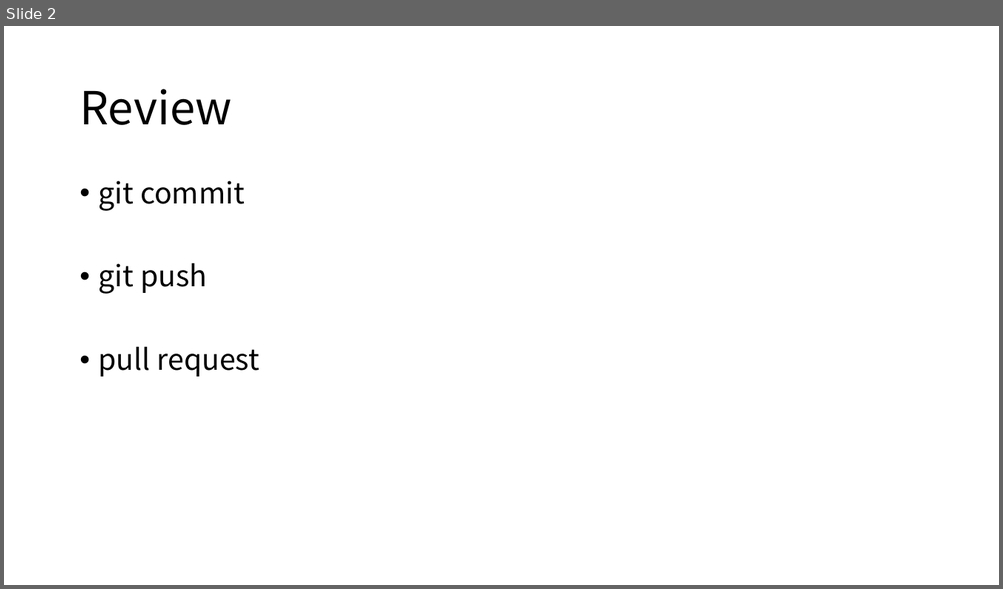
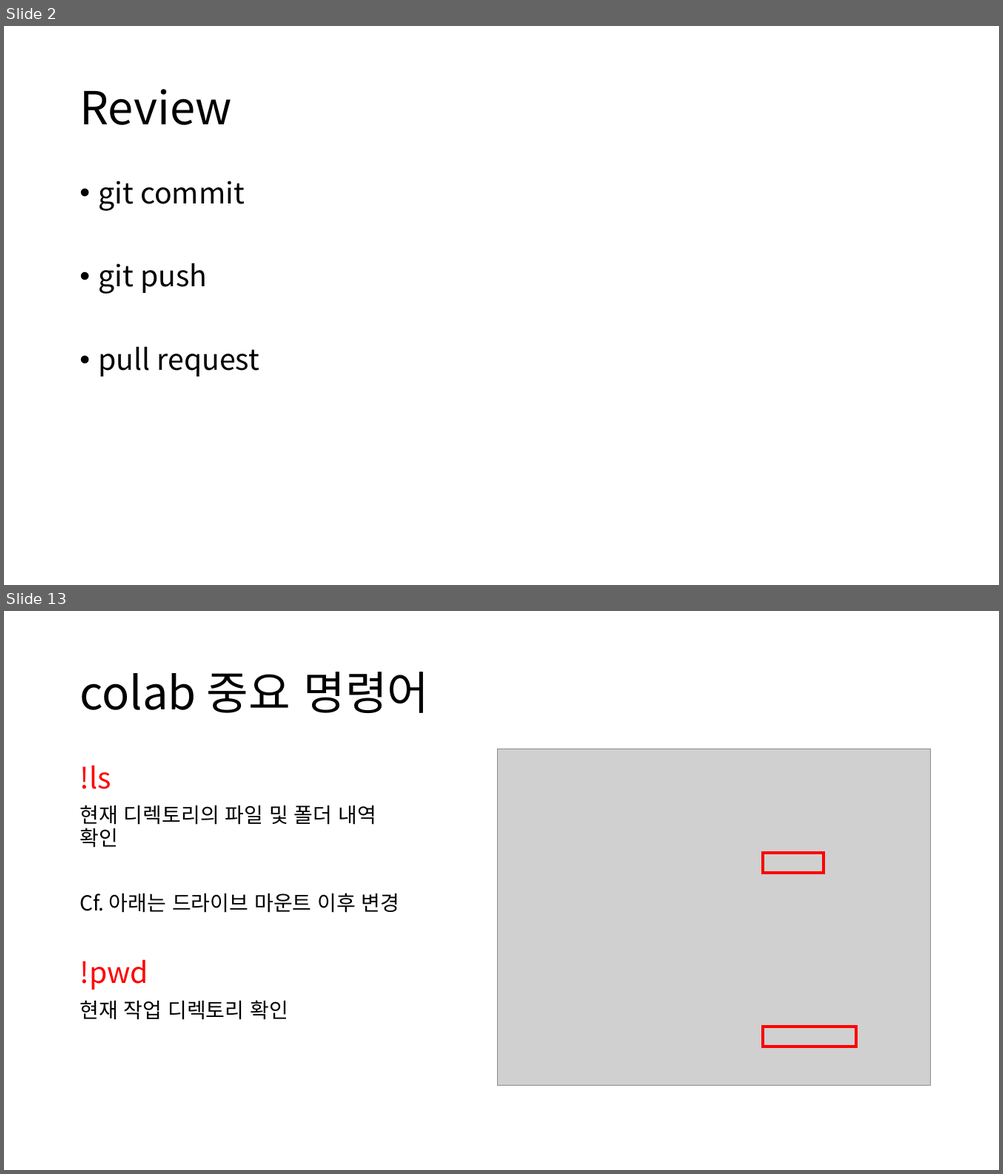
Before and after one commit to tjdghks994/ai-security, a slide deck: 4th week/4th.pptx. Shown one above the other, each under a label of ours: slide 2 before the commit, slides 2 and 13 after it; the slides between them are not shown. The pictures are 1003x589 and 1003x1174 pixels, drawn with LibreOffice and Linux fonts; fonts in the diff are those of the drawing; grey boxes stand for pictures. Boxes give left, top, right and bottom in pixels: in the first picture for what was removed or moved away, otherwise in the second. Text is boxed around its words. In the diff, an @@ line names an element or a change of style, - is before the commit and + after.

```diff
--- a/4th week/4th.pptx
+++ b/4th week/4th.pptx
@@ slide 13 added at bbox=[4, 611, 999, 1170], background #FFFFFF @@
@@ title added at bbox=[79, 672, 430, 713], 44 pt, text #000000 @@
+colab 중요 명령어
@@ text added at bbox=[79, 765, 400, 1020], 20 pt, text #000000 @@
+!ls
+현재 디렉토리의 파일 및 폴더 내역
+확인
+Cf. 아래는 드라이브 마운트 이후 변경
+!pwd
+현재 작업 디렉토리 확인
@@ picture added at bbox=[497, 749, 930, 1086] @@
@@ rectangle added at bbox=[762, 854, 824, 874], outline #FF0000 3 pt @@
@@ rectangle added at bbox=[762, 1028, 856, 1048], outline #FF0000 3 pt @@
```
Also in this commit, not shown: 4 slides changed, 11 other slides added, 1 other file.
